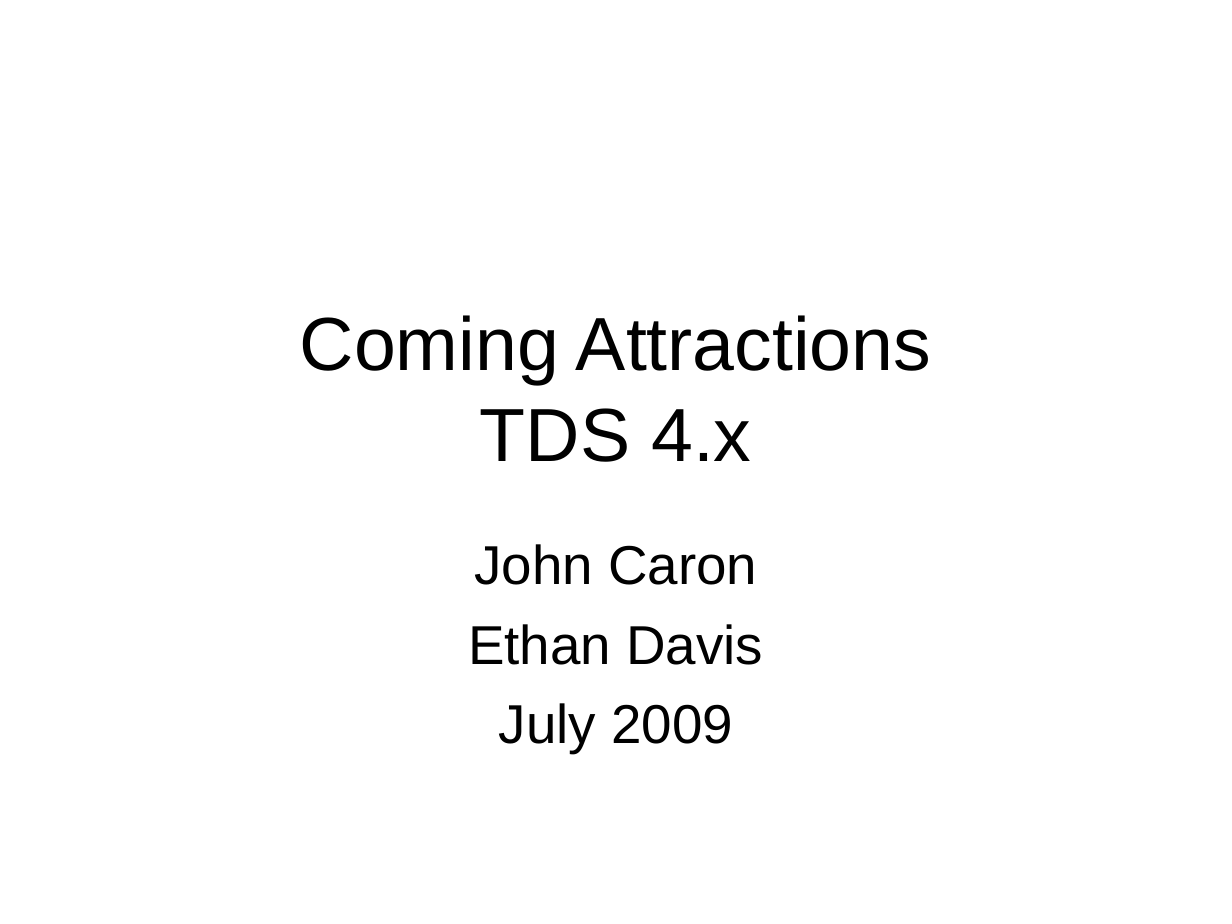
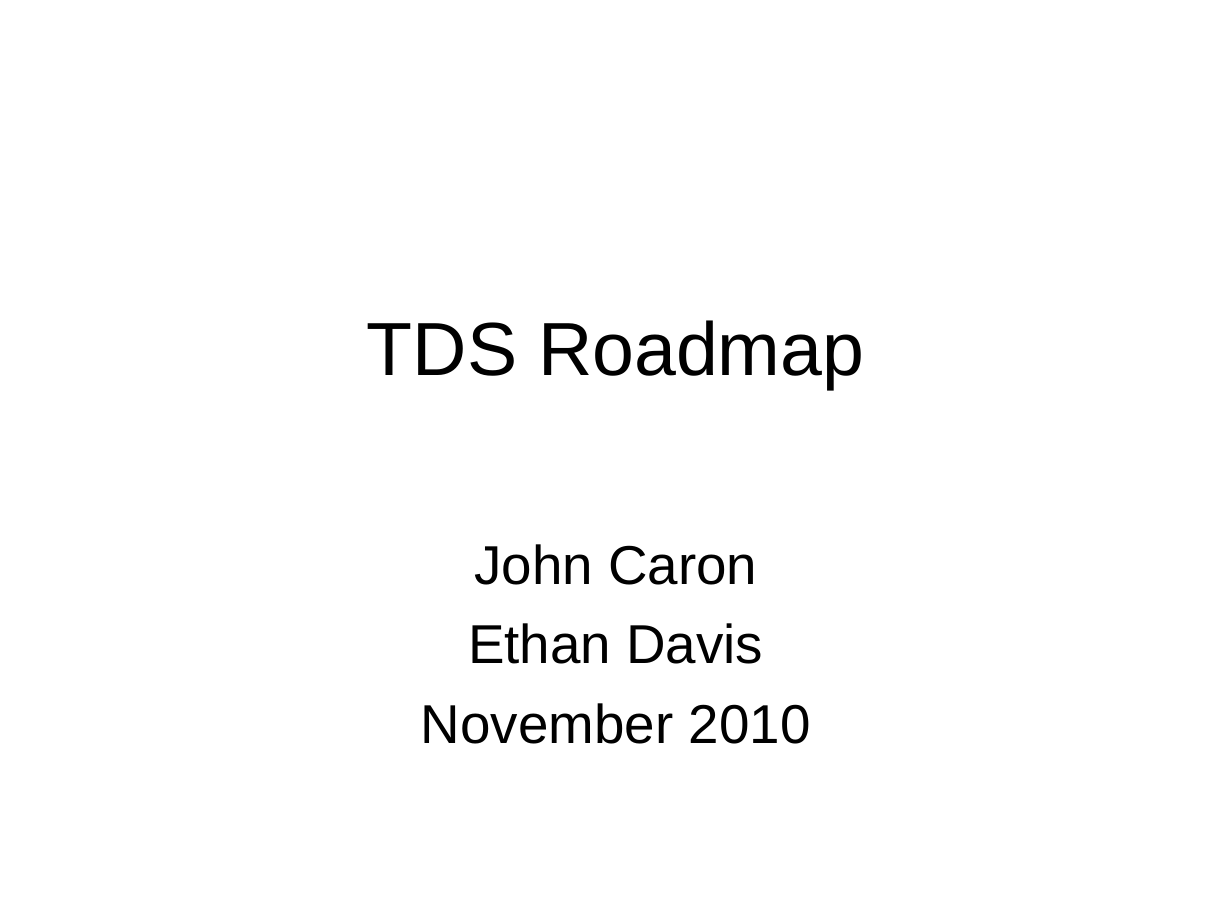
Before and after one commit to ooici-eoi/THREDDS, a slide deck: slide 1 of docs/web/thredds/tech/tds4.2/tutorial/TDS_Plans.ppt. Drawn at 1232x924 pixels with LibreOffice and Linux fonts; fonts in the diff are those of the drawing; background and template pictures are left out. Boxes give left, top, right and bottom in pixels: in the first picture for what was removed or moved away, otherwise in the second. Text is boxed around its words. In the diff, an @@ line names an element or a change of style, - is before the commit and + after.

```diff
--- a/docs/web/thredds/tech/tds4.2/tutorial/TDS_Plans.ppt
+++ b/docs/web/thredds/tech/tds4.2/tutorial/TDS_Plans.ppt
@@ title at bbox=[367, 320, 864, 389]: text changed @@
-Coming Attractions
-TDS 4.x
+TDS Roadmap
@@ subtitle at bbox=[421, 703, 811, 744]: text changed @@
-July 2009
+November 2010
```
Also in this commit, not shown: 2 other slides changed, 1 slide added, 4 slides removed.
